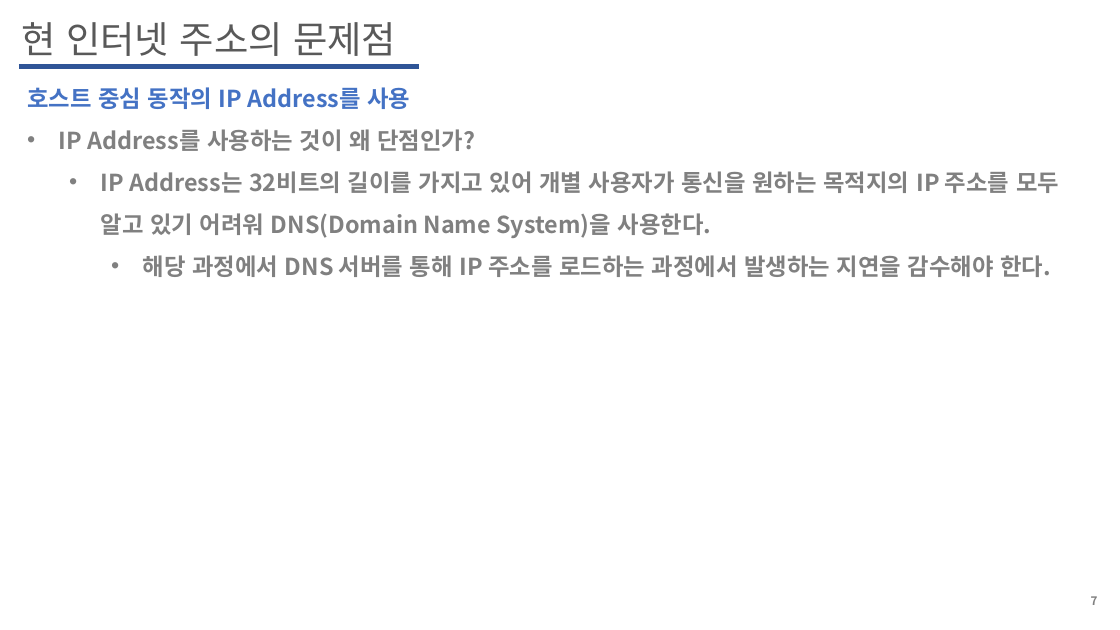
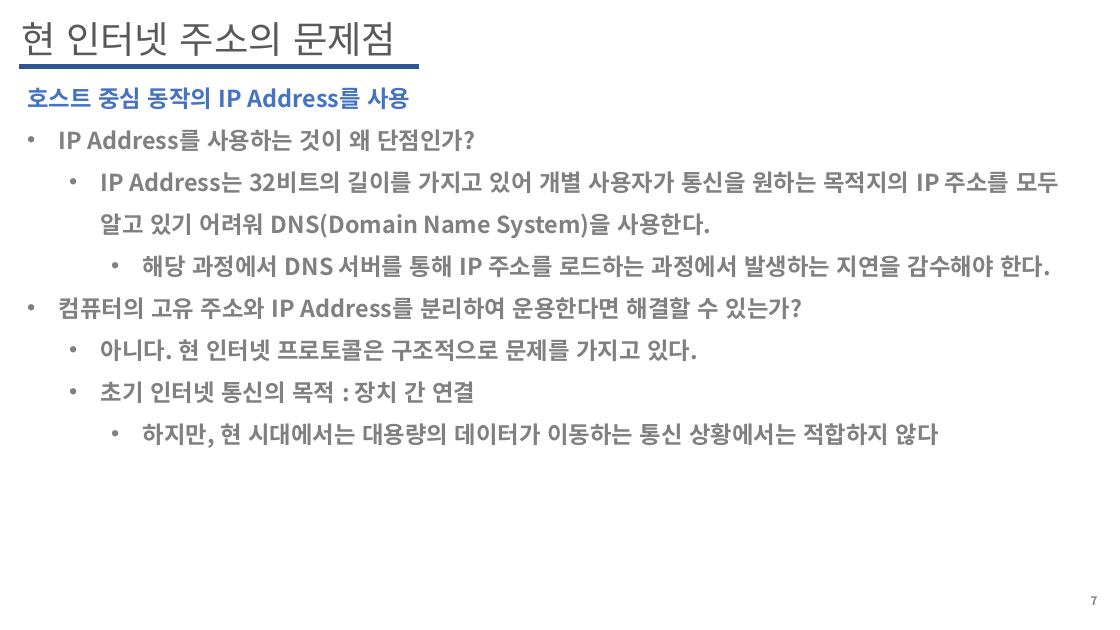
Before and after one commit to WoogiBoogi1129/ICN-NDN, a slide deck: slide 7 of Named-Data-Net/PPT/CCN정리.pptx. Drawn at 1120x630 pixels with LibreOffice and Linux fonts; fonts in the diff are those of the drawing. Boxes give left, top, right and bottom in pixels: in the first picture for what was removed or moved away, otherwise in the second. Text is boxed around its words. In the diff, an @@ line names an element or a change of style, - is before the commit and + after.

Commit message:
20230704 commit

```diff
--- a/Named-Data-Net/PPT/CCN정리.pptx
+++ b/Named-Data-Net/PPT/CCN정리.pptx
@@ text at (59, 297, 939, 448): paragraphs added @@
+• 컴퓨터의 고유 주소와 IP Address를 분리하여 운용한다면 해결할 수 있는가?
+  • 아니다. 현 인터넷 프로토콜은 구조적으로 문제를 가지고 있다.
+  • 초기 인터넷 통신의 목적 : 장치 간 연결
+    • 하지만, 현 시대에서는 대용량의 데이터가 이동하는 통신 상황에서는 적합하지 않다
```
Also in this commit, not shown: 3 slides added.
